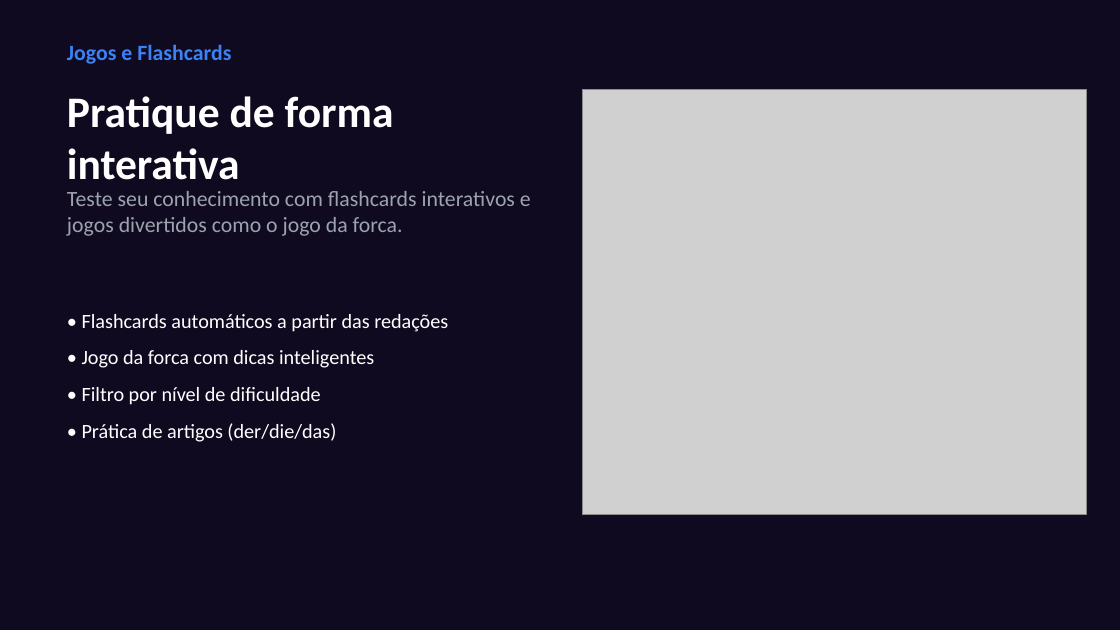
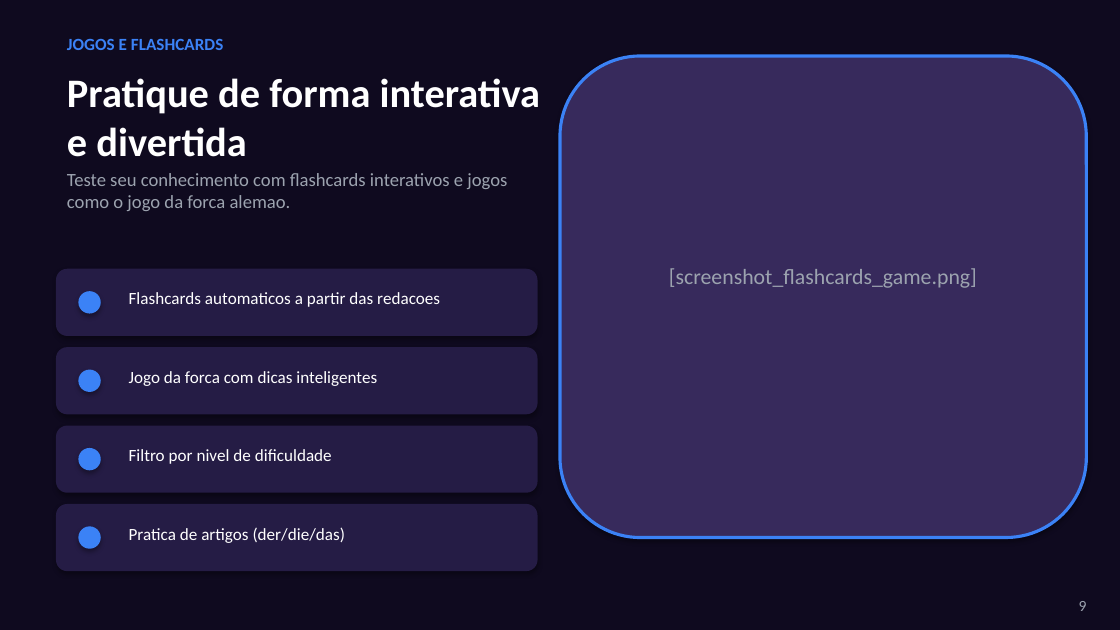
Before and after one commit to ImmoNeural/Correctmemycleverbot, a slide deck: slide 9 of CorrectMe_Apresentacao.pptx (slide 7 before the commit). Drawn at 1120x630 pixels with LibreOffice and Linux fonts; fonts in the diff are those of the drawing; grey boxes stand for pictures. Boxes give left, top, right and bottom in pixels: in the first picture for what was removed or moved away, otherwise in the second. Text is boxed around its words. In the diff, an @@ line names an element or a change of style, - is before the commit and + after.

```diff
--- a/CorrectMe_Apresentacao.pptx
+++ b/CorrectMe_Apresentacao.pptx
@@ text at bbox=[67, 38, 223, 50]: text changed; size 14 to 11 pt @@
-Jogos e Flashcards
+JOGOS E FLASHCARDS
@@ rounded rectangle added at bbox=[560, 56, 1086, 538], fill #372A5C, outline #3B82F6 2 pt @@
@@ text at bbox=[67, 78, 540, 157]: text changed; size 28 to 26 pt @@
-Pratique de forma interativa
+Pratique de forma interativa e divertida
@@ picture removed at bbox=[582, 90, 1086, 515] @@
@@ text at bbox=[67, 173, 507, 211]: text changed; size 14 to 12 pt @@
-Teste seu conhecimento com flashcards interativos e jogos divertidos como o jogo da forca.
+Teste seu conhecimento com flashcards interativos e jogos como o jogo da forca alemao.
@@ rounded rectangle added at bbox=[56, 269, 538, 336], fill #251C45 @@
@@ text added at bbox=[669, 268, 977, 288], 14 pt, text #9CA3AF @@
+[screenshot_flashcards_game.png]
@@ ellipse added at bbox=[78, 291, 101, 314], fill #3B82F6 @@
@@ text added at bbox=[129, 292, 440, 307], 11 pt, text #FFFFFF @@
+Flashcards automaticos a partir das redacoes
@@ text removed at bbox=[82, 314, 448, 442] @@
-• Flashcards automáticos a partir das redações
-• Jogo da forca com dicas inteligentes
-• Filtro por nível de dificuldade
-• Prática de artigos (der/die/das)
@@ rounded rectangle added at bbox=[56, 347, 538, 414], fill #251C45 @@
@@ ellipse added at bbox=[78, 370, 101, 392], fill #3B82F6 @@
@@ text added at bbox=[129, 371, 377, 386], 11 pt, text #FFFFFF @@
+Jogo da forca com dicas inteligentes
@@ rounded rectangle added at bbox=[56, 426, 538, 493], fill #251C45 @@
@@ ellipse added at bbox=[78, 448, 101, 470], fill #3B82F6 @@
@@ text added at bbox=[129, 449, 332, 464], 11 pt, text #FFFFFF @@
+Filtro por nivel de dificuldade
@@ rounded rectangle added at bbox=[56, 504, 538, 571], fill #251C45 @@
@@ ellipse added at bbox=[78, 526, 101, 549], fill #3B82F6 @@
@@ text added at bbox=[129, 527, 345, 543], 11 pt, text #FFFFFF @@
+Pratica de artigos (der/die/das)
@@ text added at bbox=[1079, 601, 1087, 611], 10 pt, text #9CA3AF @@
+9
```
Also in this commit, not shown: 6 other slides changed, 8 slides added, 4 slides removed, 1 other file.
